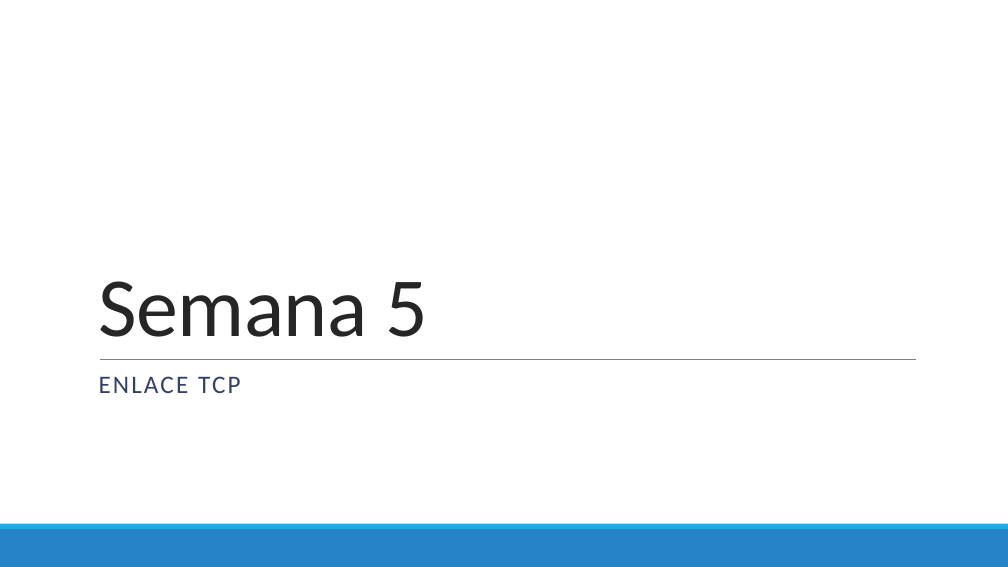
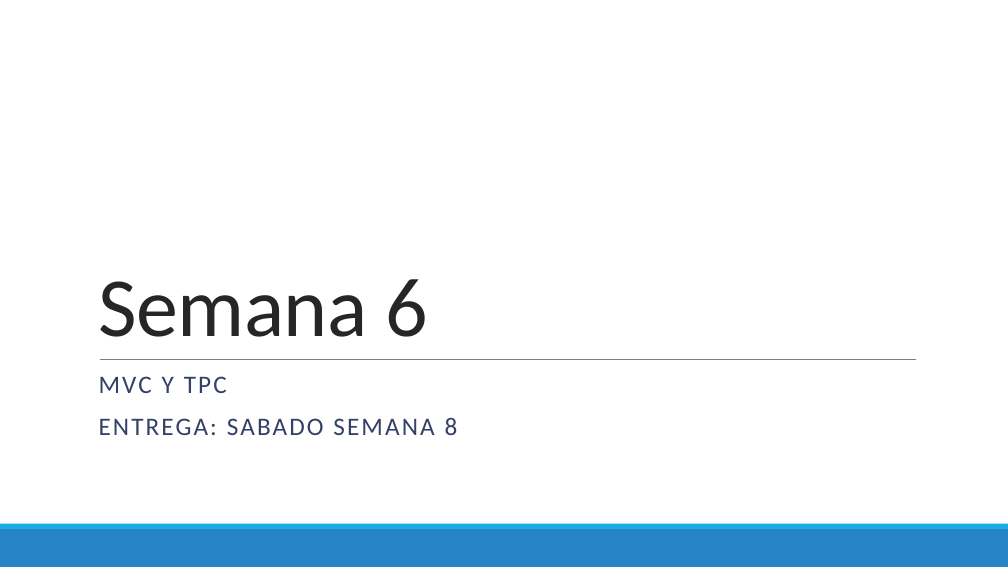
Before and after one commit to Domiciano/PrograRed202, a slide deck: slide 1 of Semana 6/Taller S5.pptx. Drawn at 1008x567 pixels with LibreOffice and Linux fonts; fonts in the diff are those of the drawing. Boxes give left, top, right and bottom in pixels: in the first picture for what was removed or moved away, otherwise in the second. Text is boxed around its words. In the diff, an @@ line names an element or a change of style, - is before the commit and + after.

Commit message:
Semana 6

```diff
--- a/Semana 6/Taller S5.pptx
+++ b/Semana 6/Taller S5.pptx
@@ title at bbox=[98, 279, 429, 337]: text changed @@
-Semana 5
+Semana 6
@@ subtitle at bbox=[99, 376, 458, 435]: text changed @@
-ENLACE TCP
+MVC Y TPC
+ENTREGA: SABADO SEMANA 8
```
